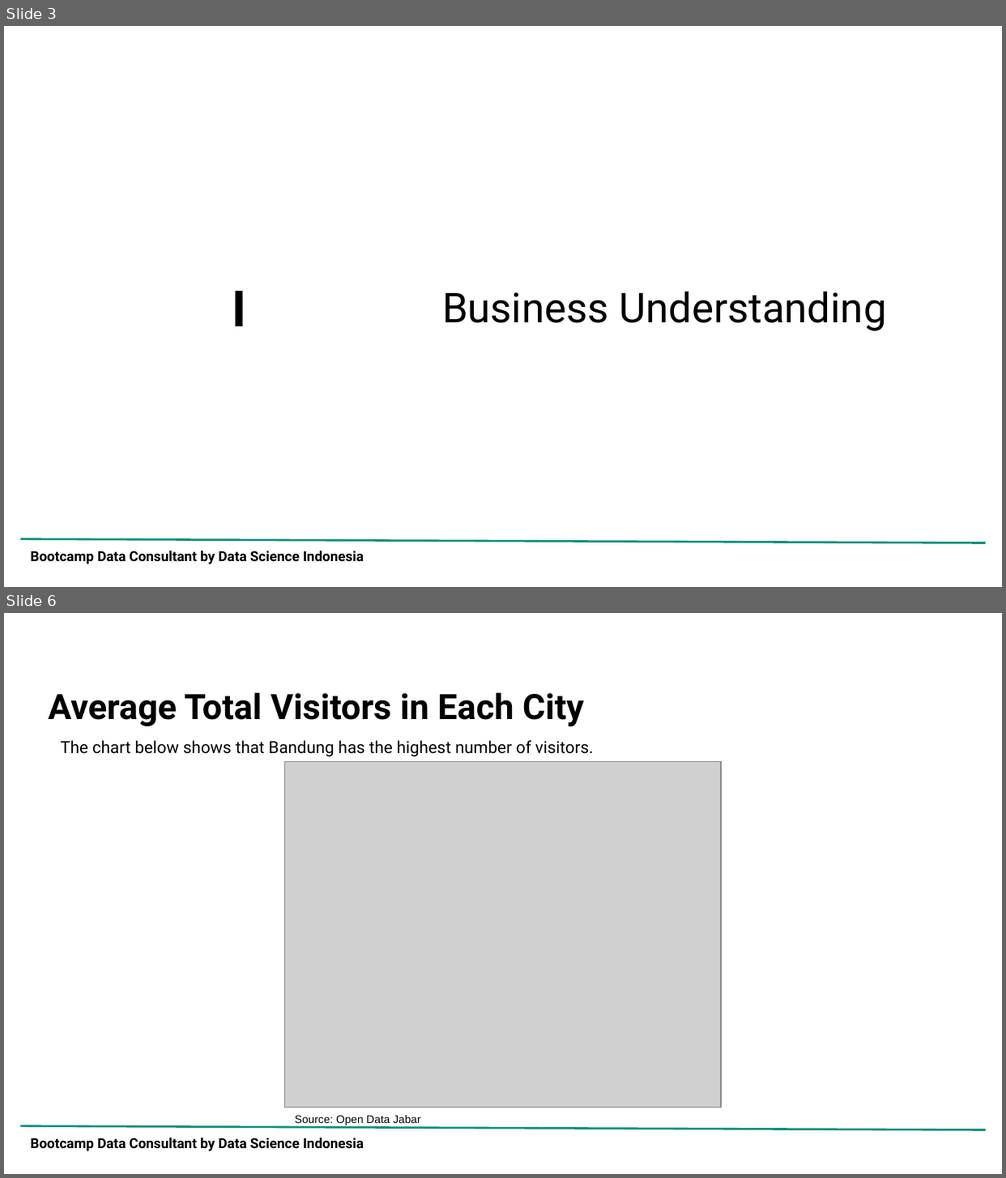
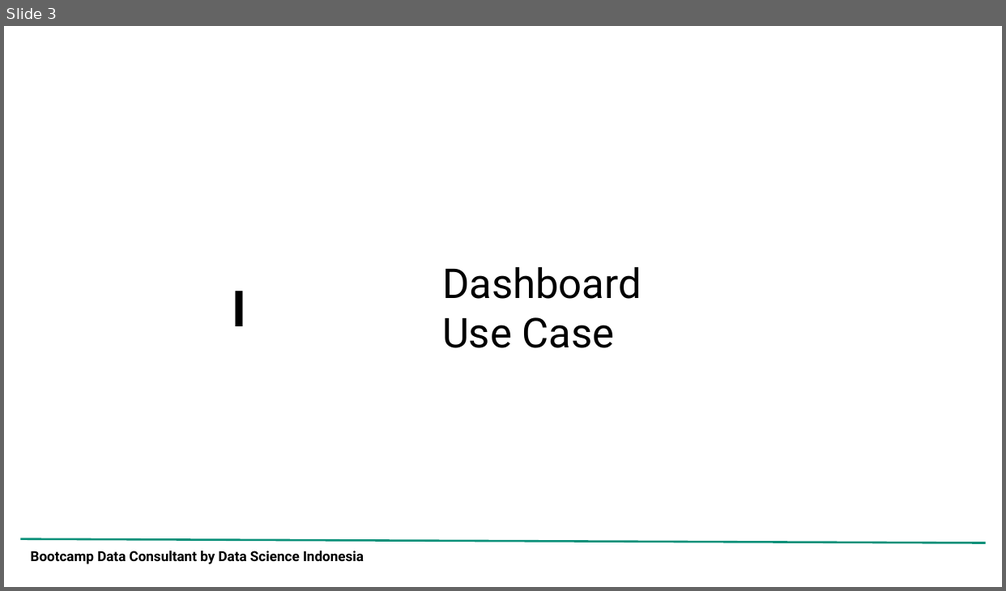
Before and after one commit to adrn-mm/DSLS_Mini-Project-DA_Adrian-Maulana-Muhammad, a slide deck: reports/Project Report_Mini Project DA_Adrian Maulana Muhammad.pptx. Shown one above the other, each under a label of ours: slides 3 and 6 before the commit, slide 3 after it; the slides between them are not shown. The pictures are 1006x1178 and 1006x591 pixels, drawn with LibreOffice and Linux fonts; fonts in the diff are those of the drawing; grey boxes stand for pictures; background and template pictures are left out. Boxes give left, top, right and bottom in pixels: in the first picture for what was removed or moved away, otherwise in the second. Text is boxed around its words. In the diff, an @@ line names an element or a change of style, - is before the commit and + after.

```diff
--- a/reports/Project Report_Mini Project DA_Adrian Maulana Muhammad.pptx
+++ b/reports/Project Report_Mini Project DA_Adrian Maulana Muhammad.pptx
@@ slide 6 removed at bbox=[4, 613, 1002, 1174], background picture (left out); not listed: 2 template elements that a slide beside it also shows @@
@@ title removed at bbox=[48, 692, 584, 727] @@
-Average Total Visitors in Each City
@@ text removed at bbox=[61, 740, 594, 757] @@
-The chart below shows that Bandung has the highest number of visitors.
@@ picture removed at bbox=[285, 762, 722, 1108] @@
@@ text removed at bbox=[295, 1115, 420, 1126] @@
-Source: Open Data Jabar
@@ slide 3 changed as well @@
@@ title at bbox=[442, 267, 641, 348]: text changed @@
-Business Understanding
+Dashboard
+Use Case
```
Also in this commit, not shown: 6 other slides changed, 4 slides added, 35 other slides removed, 1 other file.
